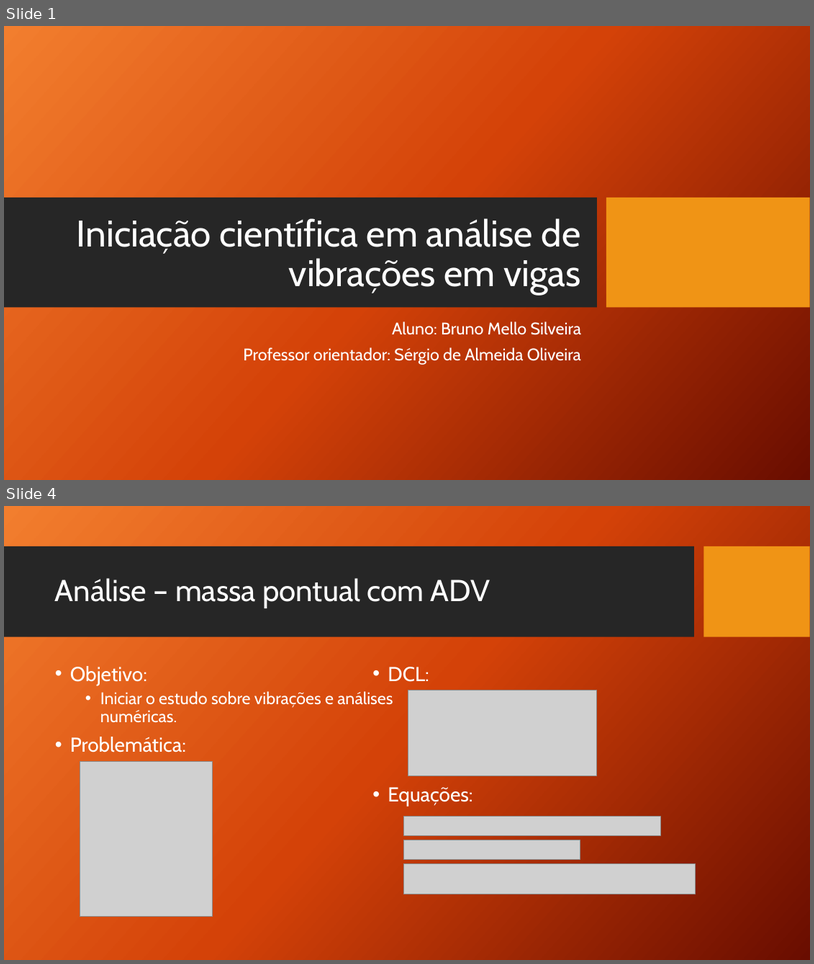
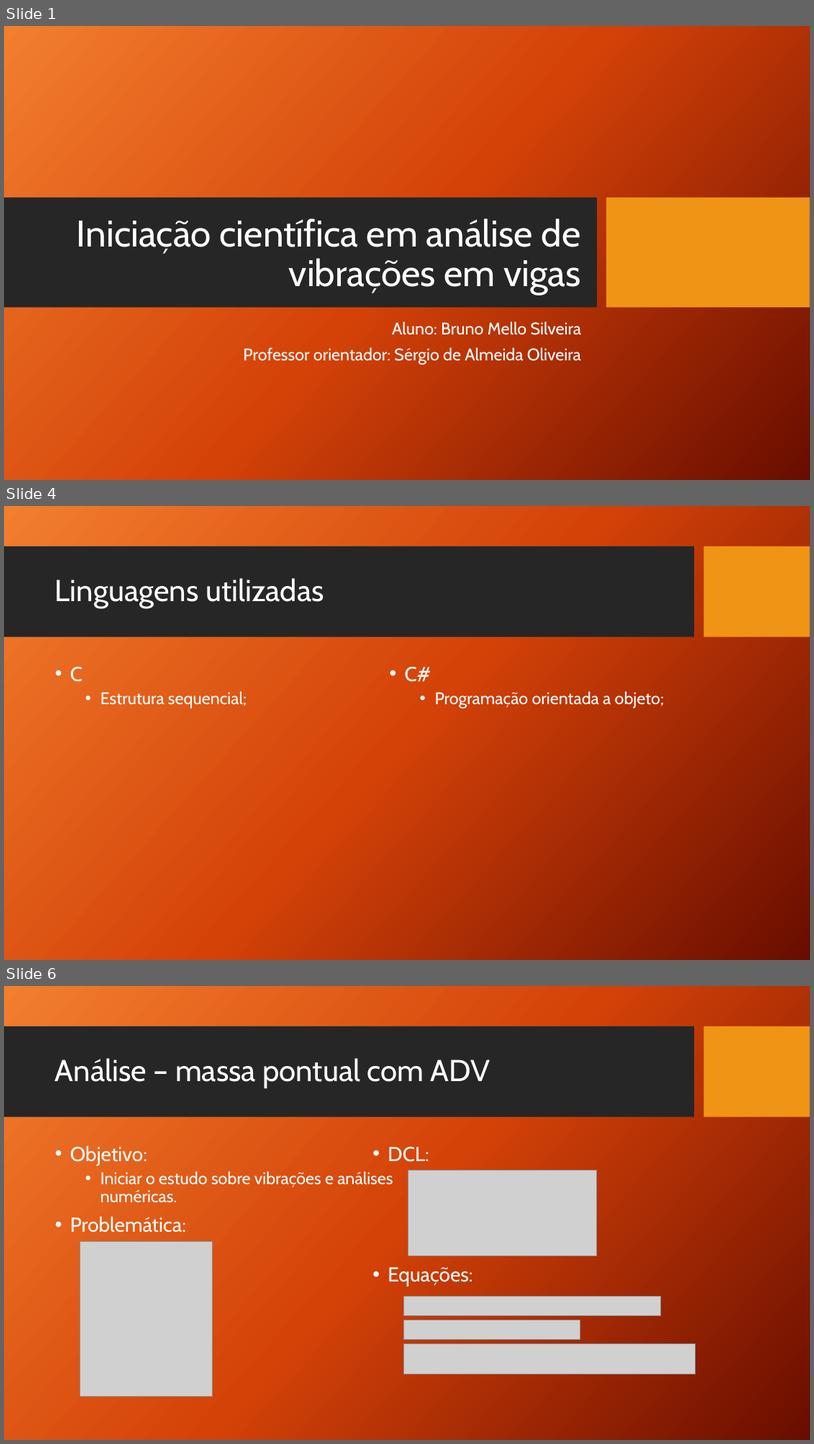
Before and after one commit to Meello/IC_Vibra-es, a slide deck: Apresentação/Iniciação científica em análise de vibrações em vigas.pptx. Shown one above the other, each under a label of ours: slides 1 and 4 before the commit, slides 1, 4 and 6 after it; the slides between them are not shown. The pictures are 814x964 and 814x1444 pixels, drawn with LibreOffice and Linux fonts; fonts in the diff are those of the drawing; grey boxes stand for pictures; background and template pictures are left out. Boxes give left, top, right and bottom in pixels: in the first picture for what was removed or moved away, otherwise in the second. Text is boxed around its words. In the diff, an @@ line names an element or a change of style, - is before the commit and + after.

```diff
--- a/Apresentação/Iniciação científica em análise de vibrações em vigas.pptx
+++ b/Apresentação/Iniciação científica em análise de vibrações em vigas.pptx
@@ slide 4 added at [4, 506, 810, 960], background picture (left out); not listed: 2 template elements that a slide beside it also shows @@
@@ title added at [55, 578, 324, 608], 36 pt, text #FFFFFF @@
+Linguagens utilizadas
@@ text added at [70, 667, 247, 708], 20 pt, text #FFFFFF @@
+• C
+  • Estrutura sequencial;
@@ text added at [405, 667, 664, 708], 20 pt, text #FFFFFF @@
+• C#
+  • Programação orientada a objeto;
@@ what was slide 4 is now slide 6 @@
```
Also in this commit, not shown: 4 slides changed, 4 other slides added, 3 other files.
